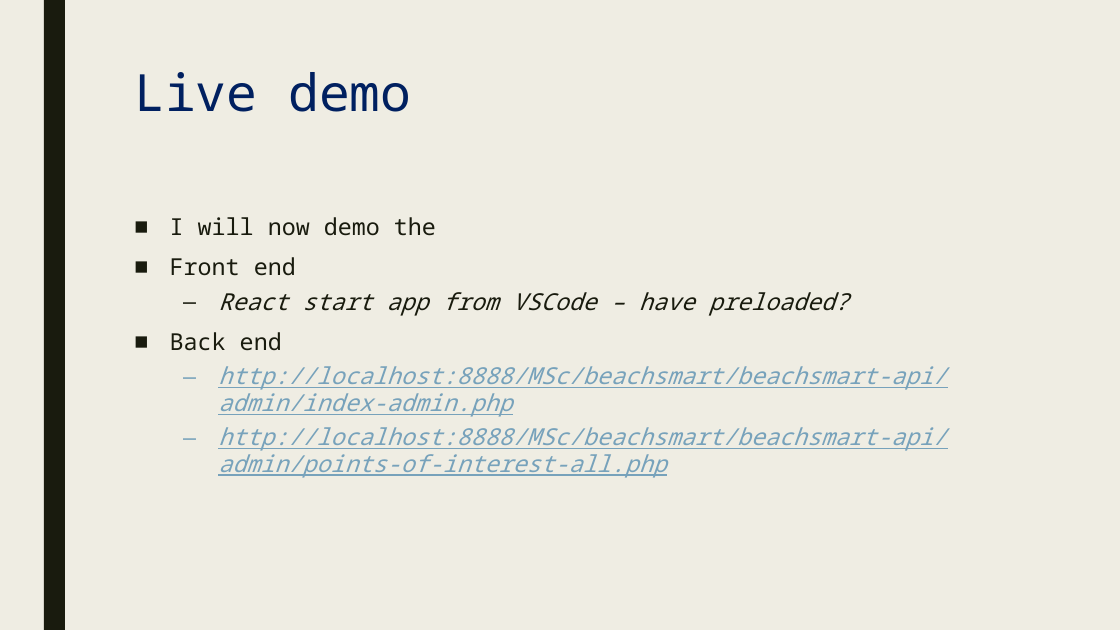
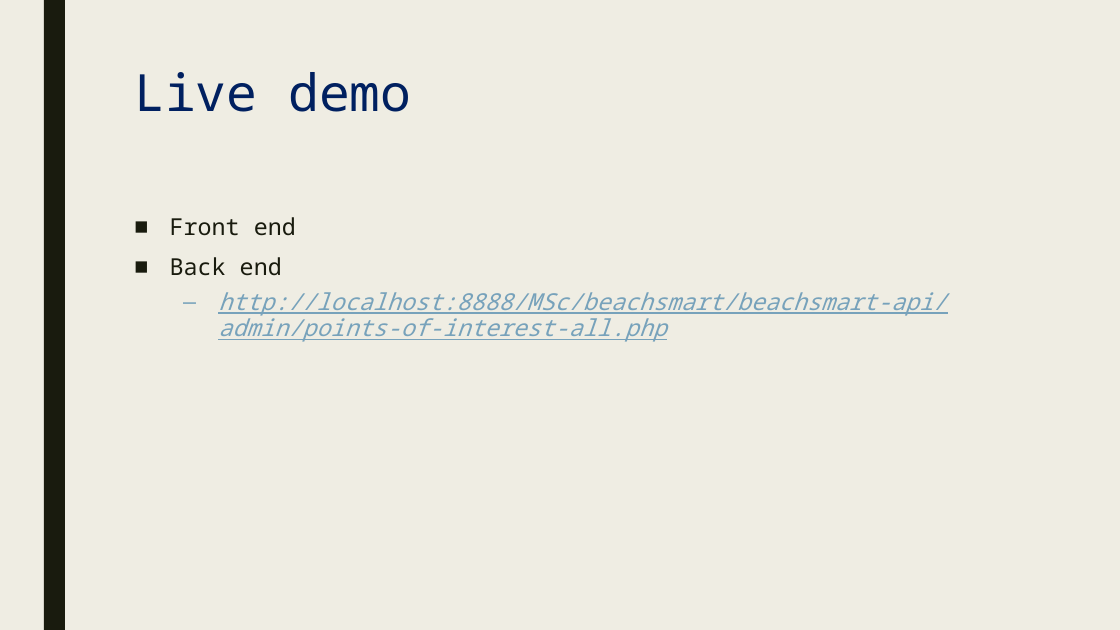
Before and after one commit to markuscondren/CCG-BeachSmart, a slide deck: slide 6 of beachsmart_viva_presentation.pptx (slide 5 before the commit). Drawn at 1120x630 pixels with LibreOffice and Linux fonts; fonts in the diff are those of the drawing. Boxes give left, top, right and bottom in pixels: in the first picture for what was removed or moved away, otherwise in the second. Text is boxed around its words. In the diff, an @@ line names an element or a change of style, - is before the commit and + after.

```diff
--- a/beachsmart_viva_presentation.pptx
+++ b/beachsmart_viva_presentation.pptx
@@ text at (170, 217, 436, 236): paragraph removed @@
-■ I will now demo the
@@ text at (218, 292, 849, 316): paragraph removed @@
-  – React start app from VSCode – have preloaded?
@@ text at (218, 366, 947, 417): paragraph removed @@
-  – http://localhost:8888/MSc/beachsmart/beachsmart-api/admin/index-admin.php
```
Also in this commit, not shown: 1 other slide changed, 1 slide added, 1 other file.
